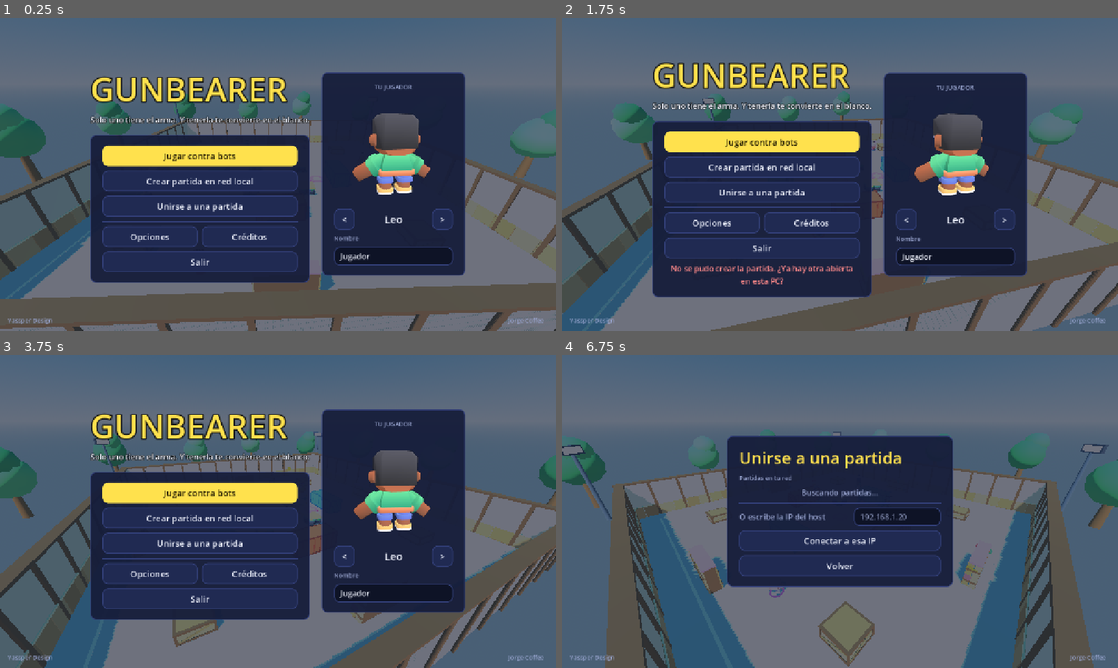
Above: before the commit, frames 1-4 (two rows, left to right).
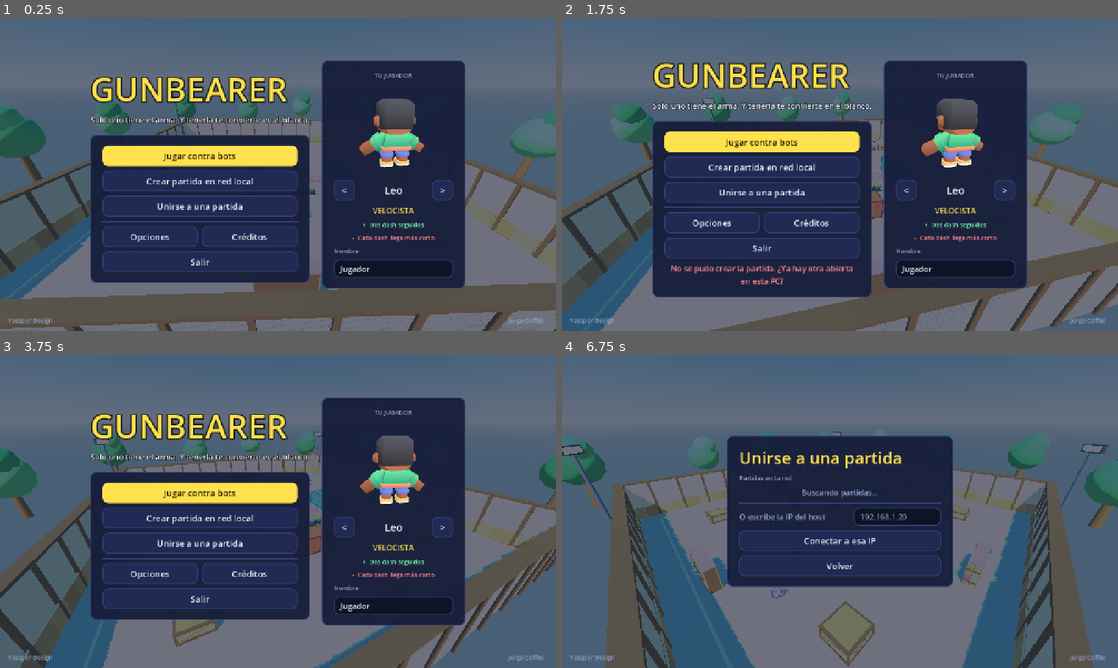
Above: after the commit, the same moments.

Repository: Yassp8312/Gunbearer
Game: Godot game, scene res://scenes/menu.tscn
Same seed, same stepped clock (60 frames per second), same inputs: the game is played once before the commit and once after it.
Inputs (mouse positions are in pixels of both pictures, inside the frame that each line leads up to):
- Up to frame 1 (0.25 s): no input
- Up to frame 2 (1.75 s): click "Crear partida en red local" at 0.5 s; click "Crear partida en red local" at 1.25 s
- Up to frame 3 (3.75 s): click "Unirse a una partida" at 2 s; click "Conectar a esa IP" at 2.75 s; click "Volver" at 3.5 s
- Up to frame 4 (6.75 s): click "Unirse a una partida" at 4.25 s; tap Enter at 5 s; move the mouse to (962, 495) at 5.02 s; hold D (gb_right) 5.03-5.78 s; hold Right mouse button (gb_aim) 5.03-5.78 s; click (962, 495) at 5.17 s; tap Space (gb_jump) at 5.27, 6.02 s; move the mouse to (728, 527) at 5.77 s; hold S (gb_back) 5.78-6.53 s; tap Shift (gb_dash) at 5.85 s; move the mouse to (895, 442) at 6.52 s; press the mouse at (895, 442) at 6.53 s; hold D (gb_right) from 6.53 s (still down)

The runs differ from the first frame. In frame 1, 6.0% of the frame differs, in the area x 57-84%, y 13-87%; in frame 2, 6.0%; in frame 3, 5.9%; in frame 4, less than 0.1%.

Commit message:
Clases de personaje y música por código
Seis clases con ventaja y costo (Tuning.CLASSES); el juego lee cada número con player.stat(). music.gd es un secuenciador con tema de menú y de partida, y volumen propio en Opciones.

Co-Authored-By: Claude Fable 5.2 <noreply@anthropic.com>

Diff:
--- /dev/null
+++ b/autoload/music.gd
@@ -0,0 +1,161 @@
+extends Node
+# Música hecha por código, sin archivos de audio. Funciona como un secuenciador:
+# se generan unas pocas notas cortas al arrancar (bajo, melodía, colchón, bombo, caja, platillo)
+# y un reloj las va disparando según un patrón, cambiando el tono con pitch_scale.
+#
+# Uso: Music.play("menu"), Music.play("match"), Music.play("") para callar.
+# Music.urgent = true acelera el tema (últimos segundos de la partida).
+# Suena por el bus "Music", que tiene su propio volumen en Opciones.
+
+const BUS: String = "Music"
+
+# Cuatro compases; cada uno es un acorde. Semitonos respecto a La.
+#               La menor     Fa mayor      Do mayor     Sol mayor
+const CHORDS: Array = [[0, 3, 7], [-4, 0, 3], [3, 7, 10], [-2, 2, 5]]
+
+# Patrones de 16 pasos por compás. En melodía y colchón: qué nota del acorde (0, 1, 2), 3 = la primera una octava arriba, -1 = silencio.
+const SONGS: Dictionary = {
+	"menu": {
+		"bpm": 84.0,
+		"lead": [],
+		"pad": [0, -1, -1, -1, 1, -1, -1, -1, 2, -1, -1, -1, 1, -1, 3, -1],
+		"bass": [1, 0, 0, 0, 0, 0, 0, 0, 1, 0, 0, 0, 0, 0, 0, 0],
+		"kick": [], "snare": [], "hat": [],
+	},
+	"match": {
+		"bpm": 126.0,
+		"lead": [0, -1, 1, -1, 2, -1, 1, -1, 3, -1, 2, 1, -1, 2, -1, -1],
+		"pad": [],
+		"bass": [1, 0, 0, 1, 0, 0, 1, 0, 1, 0, 0, 1, 0, 0, 1, 0],
+		"kick": [1, 0, 0, 0, 1, 0, 0, 0, 1, 0, 0, 0, 1, 0, 0, 1],
+		"snare": [0, 0, 0, 0, 1, 0, 0, 0, 0, 0, 0, 0, 1, 0, 0, 0],
+		"hat": [0, 0, 1, 0, 0, 0, 1, 0, 0, 0, 1, 0, 0, 0, 1, 1],
+	},
+}
+
+var urgent: bool = false
+
+var _song: String = ""
+var _t: float = 0.0
+var _step: int = 0
+var _streams: Dictionary = {}
+var _players: Array = []
+var _next: int = 0
+
+
+func _ready() -> void:
+	process_mode = Node.PROCESS_MODE_ALWAYS
+	if AudioServer.get_bus_index(BUS) < 0:
+		AudioServer.add_bus()
+		AudioServer.set_bus_name(AudioServer.bus_count - 1, BUS)
+	for i in 10:
+		var p := AudioStreamPlayer.new()
+		p.bus = BUS
+		add_child(p)
+		_players.append(p)
+	# Notas base: la melodía y el colchón en La4 (440 Hz), el bajo en La2 (110 Hz).
+	_streams["lead"] = _tone(0.28, 440.0, 0.35, 2.2, 0.30)
+	_streams["pad"] = _tone(1.10, 440.0, 0.05, 1.3, 0.26)
+	_streams["bass"] = _tone(0.34, 110.0, 0.55, 1.8, 0.42)
+	_streams["kick"] = _drum(0.22, 150.0, 42.0, 0.0, 0.60)
+	_streams["snare"] = _drum(0.16, 220.0, 160.0, 0.85, 0.34)
+	_streams["hat"] = _drum(0.05, 0.0, 0.0, 1.0, 0.14)
+
+
+# Al cerrar el juego se sueltan las notas que estén sonando, para no dejar nada sin liberar.
+func _exit_tree() -> void:
+	for p in _players:
+		p.stop()
+		p.stream = null
+
+
+func play(song: String) -> void:
+	if song == _song:
+		return
+	_song = song if SONGS.has(song) else ""
+	_t = 0.0
+	_step = 0
+	urgent = false
+
+
+func _process(delta: float) -> void:
+	if _song == "":
+		return
+	var bpm: float = float(SONGS[_song]["bpm"]) * (1.22 if urgent else 1.0)
+	var step_len: float = 60.0 / bpm / 4.0
+	_t += minf(delta, 0.1)
+	while _t >= step_len:
+		_t -= step_len
+		_tick()
+		_step = (_step + 1) % 64
+
+
+func _tick() -> void:
+	var s: Dictionary = SONGS[_song]
+	var chord: Array = CHORDS[int(_step / 16.0) % CHORDS.size()]
+	var i: int = _step % 16
+	_voice(s["lead"], i, chord, "lead", 0)
+	_voice(s["pad"], i, chord, "pad", 0)
+	var bass: Array = s["bass"]
+	if bass.size() > i and int(bass[i]) == 1:
+		_hit("bass", int(chord[0]))
+	for d in ["kick", "snare", "hat"]:
+		var pat: Array = s[d]
+		if pat.size() > i and int(pat[i]) == 1:
+			_hit(d, 0)
+
+
+func _voice(pattern: Array, i: int, chord: Array, sample: String, shift: int) -> void:
+	if pattern.size() <= i or int(pattern[i]) < 0:
+		return
+	var n: int = int(pattern[i])
+	var semi: int = int(chord[0]) + 12 if n >= 3 else int(chord[n])
+	_hit(sample, semi + shift)
+
+
+func _hit(sample: String, semitones: int) -> void:
+	var p: AudioStreamPlayer = _players[_next]
+	_next = (_next + 1) % _players.size()
+	p.stream = _streams[sample]
+	p.pitch_scale = pow(2.0, float(semitones) / 12.0)
+	p.play()
+
+
+# Nota con armónicos suaves. "bright" mezcla onda cuadrada (0 = seno puro), "fall" es lo rápido que se apaga.
+func _tone(dur: float, freq: float, bright: float, fall: float, vol: float) -> AudioStreamWAV:
+	var rate: int = 22050
+	var n: int = int(dur * rate)
+	var data := PackedByteArray()
+	data.resize(n * 2)
+	for i in n:
+		var t: float = float(i) / float(n)
+		var ph: float = TAU * freq * float(i) / float(rate)
+		var s: float = sin(ph) * (1.0 - bright) + (sin(ph) + sin(ph * 3.0) / 3.0 + sin(ph * 5.0) / 5.0) * bright
+		var env: float = pow(1.0 - t, fall) * minf(1.0, float(i) / 120.0)
+		data.encode_s16(i * 2, int(clampf(s * env * vol, -1.0, 1.0) * 32000.0))
+	return _wav(data, rate)
+
+
+# Percusión: un tono que cae de f0 a f1, mezclado con ruido.
+func _drum(dur: float, f0: float, f1: float, noise: float, vol: float) -> AudioStreamWAV:
+	var rate: int = 22050
+	var n: int = int(dur * rate)
+	var data := PackedByteArray()
+	data.resize(n * 2)
+	var phase: float = 0.0
+	for i in n:
+		var t: float = float(i) / float(n)
+		phase += TAU * lerpf(f0, f1, t) / float(rate)
+		var s: float = sin(phase) * (1.0 - noise) + randf_range(-1.0, 1.0) * noise
+		var env: float = (1.0 - t) * (1.0 - t)
+		data.encode_s16(i * 2, int(clampf(s * env * vol, -1.0, 1.0) * 32000.0))
+	return _wav(data, rate)
+
+
+func _wav(data: PackedByteArray, rate: int) -> AudioStreamWAV:
+	var w := AudioStreamWAV.new()
+	w.format = AudioStreamWAV.FORMAT_16_BITS
+	w.mix_rate = rate
+	w.stereo = false
+	w.data = data
+	return w
--- a/autoload/settings.gd
+++ b/autoload/settings.gd
@@ -22,7 +22,8 @@
 
 var binds: Dictionary = {}      # id de acción -> {"k": código} o {"m": botón}
 var sens: float = 1.0           # multiplica a Tuning.mouse_sens
-var volume: float = 0.8         # 0 a 1
+var volume: float = 0.8         # volumen general, 0 a 1
+var music: float = 0.6          # volumen de la música, 0 a 1
 var fullscreen: bool = false
 
 
@@ -40,6 +41,7 @@
 				binds[a["id"]] = v
 		sens = clampf(float(cf.get_value("options", "sens", sens)), 0.2, 3.0)
 		volume = clampf(float(cf.get_value("options", "volume", volume)), 0.0, 1.0)
+		music = clampf(float(cf.get_value("options", "music", music)), 0.0, 1.0)
 		fullscreen = bool(cf.get_value("options", "fullscreen", fullscreen))
 	apply()
 
@@ -55,6 +57,10 @@
 		InputMap.action_add_event(id, _event(binds[id]))
 	AudioServer.set_bus_mute(0, volume <= 0.001)
 	AudioServer.set_bus_volume_db(0, linear_to_db(maxf(volume, 0.001)))
+	var mb: int = AudioServer.get_bus_index(Music.BUS)
+	if mb >= 0:
+		AudioServer.set_bus_mute(mb, music <= 0.001)
+		AudioServer.set_bus_volume_db(mb, linear_to_db(maxf(music, 0.001)))
 	if DisplayServer.get_name() != "headless":
 		var mode: int = DisplayServer.WINDOW_MODE_FULLSCREEN if fullscreen else DisplayServer.WINDOW_MODE_WINDOWED
 		if DisplayServer.window_get_mode() != mode:
@@ -137,5 +143,6 @@
 		cf.set_value("controls", id, binds[id])
 	cf.set_value("options", "sens", sens)
 	cf.set_value("options", "volume", volume)
+	cf.set_value("options", "music", music)
 	cf.set_value("options", "fullscreen", fullscreen)
 	cf.save(PATH)
--- a/autoload/tuning.gd
+++ b/autoload/tuning.gd
@@ -49,6 +49,45 @@
 var pad_power: float = 15.0
 var pad_radius: float = 1.3
 
+# ---------- Clases de personaje ----------
+# Cada clase cambia unos pocos números de arriba: una ventaja y un costo, para que
+# ninguna sea la mejor en todo. Lo que una clase no nombra, vale lo de siempre.
+# "pro" y "con" son los textos que ve el jugador al elegir.
+var dash_charges: int = 1
+var speed_factor: float = 1.0
+
+const CLASSES: Array = [
+	{"name": "Artillero", "pro": "7 bolas en vez de 5", "con": "Recarga más lenta",
+		"magazine": 7, "reload_time": 2.0},
+	{"name": "Velocista", "pro": "Dos dash seguidos", "con": "Cada dash llega más corto",
+		"dash_charges": 2, "dash_time": 0.13},
+	{"name": "Ladrón", "pro": "Roba desde más lejos", "con": "Si le roban, queda aturdido más tiempo",
+		"steal_radius": 1.9, "steal_stun": 1.5},
+	{"name": "Blindado", "pro": "3 s de inmunidad al robar", "con": "Corre un poco más lento",
+		"steal_immunity": 3.0, "speed_factor": 0.93},
+	{"name": "Saltarín", "pro": "Salta más alto y gira mejor en el aire", "con": "El dash tarda más en recargar",
+		"jump_velocity": 10.0, "air_accel": 30.0, "dash_cooldown": 4.0},
+	{"name": "Tirador", "pro": "Bolas más rápidas y rectas", "con": "Solo 3 bolas",
+		"ball_speed": 40.0, "ball_gravity": 4.0, "magazine": 3},
+]
+
+# Clase de cada personaje, en el orden de character.gd (Leo, Mara, Alienígena, Robot, Caballero,
+# Zombi, Obrero, Saqueador, Beto, Nina, Soldado, Coco, Lola, Dani, Vera, Edu, Sol, Fito, Gala, Gus).
+const CHAR_CLASS: Array = [1, 2, 4, 0, 3, 3, 0, 2, 5, 1, 5, 4, 0, 2, 5, 3, 4, 1, 0, 1]
+
+
+func class_of(char_index: int) -> Dictionary:
+	return CLASSES[CHAR_CLASS[posmod(char_index, CHAR_CLASS.size())]]
+
+
+# Un número del juego ajustado por la clase del personaje. Ej.: stat(3, "magazine").
+func stat(char_index: int, key: String):
+	var c: Dictionary = class_of(char_index)
+	if c.has(key):
+		return c[key]
+	return get(key)
+
+
 # Dificultad de los bots: 0 fácil, 1 normal, 2 difícil
 var difficulty: int = 1
 
--- a/project.godot
+++ b/project.godot
@@ -19,6 +19,7 @@
 
 Tuning="*res://autoload/tuning.gd"
 Sfx="*res://autoload/sfx.gd"
+Music="*res://autoload/music.gd"
 Settings="*res://autoload/settings.gd"
 Net="*res://autoload/net.gd"
 
--- a/scripts/ball.gd
+++ b/scripts/ball.gd
@@ -7,6 +7,7 @@
 var color: Color = Color.WHITE
 var game = null
 var _life: float = 0.0
+var _gravity: float = 7.0
 
 
 func setup(p_game, p_id: int, p_shooter, p_pos: Vector3, p_dir: Vector3) -> void:
@@ -15,7 +16,8 @@
 	shooter = p_shooter
 	color = p_shooter.color
 	position = p_pos
-	velocity = p_dir * Tuning.ball_speed
+	velocity = p_dir * float(p_shooter.stat("ball_speed"))
+	_gravity = float(p_shooter.stat("ball_gravity"))
 
 
 func _ready() -> void:
@@ -47,7 +49,7 @@
 	var dt: float = delta / float(steps)
 	var space := get_world_3d().direct_space_state
 	for i in steps:
-		velocity.y -= Tuning.ball_gravity * dt
+		velocity.y -= _gravity * dt
 		var from: Vector3 = global_position
 		var to: Vector3 = from + velocity * dt
 		var q := PhysicsRayQueryParameters3D.create(from, to, 1)
--- a/scripts/bot.gd
+++ b/scripts/bot.gd
@@ -77,7 +77,7 @@
 
 	if b.immune_timer > 0.0 and dist < 4.0:
 		move = perp
-	elif dist < 5.5 and dist > 1.5 and me.dash_cd <= 0.0 and randf() < Tuning.bot_dash_eagerness * delta:
+	elif dist < 5.5 and dist > 1.5 and me.dash_left > 0 and randf() < Tuning.bot_dash_eagerness * delta:
 		me.in_dash = true
 		move = dir
 	if bpos.y - pos.y > 0.8 and dist < 6.0 and me.is_on_floor():
@@ -107,17 +107,17 @@
 	var cb: float = clampf(center.length() / 20.0, 0.0, 1.0)
 	var flee: float = 1.0 if best < 9.0 else 0.2
 	var move: Vector3 = (away * flee + perp * 0.6 + center.normalized() * cb * 1.2).normalized()
-	if best < 3.5 and me.dash_cd <= 0.0 and me.immune_timer <= 0.0:
+	if best < 3.5 and me.dash_left > 0 and me.immune_timer <= 0.0:
 		me.in_dash = true
 
 	# Apuntar con adelanto y un poco de error.
 	var tp: Vector3 = npos + Vector3(0, 0.9, 0)
 	var origin: Vector3 = me.muzzle_position()
 	var dist: float = origin.distance_to(tp)
-	var t: float = dist / Tuning.ball_speed
+	var t: float = dist / float(me.stat("ball_speed"))
 	var nvel: Vector3 = nearest.velocity
 	var lead: Vector3 = tp + Vector3(nvel.x, 0.0, nvel.z) * t
-	lead.y += 0.5 * Tuning.ball_gravity * t * t
+	lead.y += 0.5 * float(me.stat("ball_gravity")) * t * t
 	_react -= delta
 	if _react <= 0.0:
 		_react = 0.35
--- a/scripts/hud.gd
+++ b/scripts/hud.gd
@@ -232,15 +232,17 @@
 	if h.reload_timer > 0.0:
 		_ammo.text = "Recargando..."
 	else:
-		_ammo.text = "Bolas %d/%d" % [h.ammo, Tuning.magazine]
+		_ammo.text = "Bolas %d/%d" % [h.ammo, int(h.stat("magazine"))]
 	_ammo.position = Vector2(vs.x - 320.0, vs.y - 64.0)
 	_ammo.size = Vector2(300.0, 40.0)
 
-	if h.dash_cd > 0.0:
+	if h.dash_left <= 0:
 		_dash.text = "Dash %.1f" % h.dash_cd
 		_dash.modulate = Color(1, 1, 1, 0.55)
 	else:
 		_dash.text = "Dash listo [%s]" % Settings.key_name("gb_dash")
+		if int(h.stat("dash_charges")) > 1:
+			_dash.text += "  x%d" % h.dash_left
 		_dash.modulate = Color("7dffb0")
 	_dash.position = Vector2(20.0, vs.y - 60.0)
 	_dash.size = Vector2(300.0, 40.0)
--- a/scripts/main.gd
+++ b/scripts/main.gd
@@ -114,6 +114,7 @@
 		cam.look_at_from_position(Vector3(30.0, 15.0, 0.0), Vector3(0, 1, 0), Vector3.UP)
 		return
 	Sfx.muted = false
+	Music.play("match")
 	hud = HudScript.new()
 	hud.game = self
 	add_child(hud)
@@ -325,6 +326,7 @@
 		_demo_ang += delta * 0.12
 		cam.look_at_from_position(Vector3(cos(_demo_ang) * 30.0, 15.0, sin(_demo_ang) * 30.0), Vector3(0, 1, 0), Vector3.UP)
 		return
+	Music.urgent = match_state.is_playing() and match_state.time_left <= 10.0
 	if human == null:
 		return
 	# Prueba: --showcam mira al portador de frente, para revisar el arte en capturas.
@@ -594,6 +596,7 @@
 	menu_open = false
 	get_tree().paused = false
 	Input.mouse_mode = Input.MOUSE_MODE_VISIBLE
+	Music.play("menu")
 	hud.show_end()
 	Net.tlog("fin, puntos %s" % str(match_state.scores()))
 	if authority and Net.test.has("backlobby"):
--- a/scripts/match.gd
+++ b/scripts/match.gd
@@ -61,14 +61,14 @@
 	bearer = to
 	for p in players:
 		p.set_bearer(p == to)
-	to.immune_timer = Tuning.steal_immunity
-	to.ammo = Tuning.magazine
+	to.immune_timer = float(to.stat("steal_immunity"))
+	to.ammo = int(to.stat("magazine"))
 	to.reload_timer = 0.0
 	to.fire_timer = 0.3
 	to.streak = 0
 	if from != null:
 		to.stat_steals += 1
-		from.stun_timer = Tuning.steal_stun
+		from.stun_timer = float(from.stat("steal_stun"))
 		from.streak = 0
 		feed.emit("%s le robó el Lanzador a %s" % [to.display_name, from.display_name], to.color)
 		Sfx.play("steal")
@@ -144,12 +144,13 @@
 	if bearer == null or bearer.immune_timer > 0.0:
 		return
 	var best = null
-	var best_d: float = Tuning.steal_radius
+	var best_d: float = 999.0
 	for p in players:
 		if p == bearer or not p.alive or p.stun_timer > 0.0:
 			continue
 		var d: float = p.global_position.distance_to(bearer.global_position)
-		if d < best_d:
+		# Cada clase roba desde su propia distancia; gana el que esté más cerca.
+		if d < float(p.stat("steal_radius")) and d < best_d:
 			best_d = d
 			best = p
 	if best != null:
--- a/scripts/menu.gd
+++ b/scripts/menu.gd
@@ -26,6 +26,9 @@
 var _preview_holder: Node3D = null
 var _preview_char = null
 var _char_label: Label = null
+var _class_label: Label = null
+var _pro_label: Label = null
+var _con_label: Label = null
 
 # Atajos de prueba
 var _auto_host: int = 0
@@ -36,6 +39,7 @@
 	get_tree().paused = false
 	Input.mouse_mode = Input.MOUSE_MODE_VISIBLE
 	Sfx.muted = true
+	Music.play("menu")
 
 	var demo = load("res://scenes/main.tscn").instantiate()
 	demo.demo = true
@@ -167,6 +171,9 @@
 	_preview_holder = null
 	_preview_char = null
 	_char_label = null
+	_class_label = null
+	_pro_label = null
+	_con_label = null
 	if screen == "solo":
 		_build_solo()
 	elif screen == "host":
@@ -239,7 +246,7 @@
 
 	var svc := SubViewportContainer.new()
 	svc.stretch = true
-	svc.custom_minimum_size = Vector2(274, 250)
+	svc.custom_minimum_size = Vector2(274, 210)
 	col.add_child(svc)
 	var sv := SubViewport.new()
 	sv.own_world_3d = true
@@ -278,6 +285,13 @@
 	pick.add_child(_char_label)
 	pick.add_child(next)
 	col.add_child(pick)
+	# Clase del personaje: su ventaja y su costo.
+	_class_label = UI.label("", UI.F_BODY, UI.ACCENT, true)
+	_pro_label = UI.label("", UI.F_SMALL, UI.GOOD, true)
+	_con_label = UI.label("", UI.F_SMALL, UI.BAD, true)
+	col.add_child(_class_label)
+	col.add_child(_pro_label)
+	col.add_child(_con_label)
 
 	col.add_child(UI.label("Nombre", UI.F_SMALL, UI.MUTED))
 	var name_edit := LineEdit.new()
@@ -294,6 +308,10 @@
 	Net.my_char = posmod(index, CharacterScript.count())
 	if _char_label != null:
 		_char_label.text = CharacterScript.name_of(Net.my_char)
+		var cls: Dictionary = Tuning.class_of(Net.my_char)
+		_class_label.text = str(cls["name"]).to_upper()
+		_pro_label.text = "+  " + str(cls["pro"])
+		_con_label.text = "-  " + str(cls["con"])
 	if _preview_holder == null:
 		return
 	if _preview_char != null:
@@ -496,7 +514,14 @@
 	vol.step = 0.05
 	vol.value = Settings.volume
 	vol.value_changed.connect(_on_volume)
-	col2.add_child(UI.row("Volumen", vol, 170.0))
+	col2.add_child(UI.row("Volumen general", vol, 170.0))
+	var mus := HSlider.new()
+	mus.min_value = 0.0
+	mus.max_value = 1.0
+	mus.step = 0.05
+	mus.value = Settings.music
+	mus.value_changed.connect(_on_music)
+	col2.add_child(UI.row("Música", mus, 170.0))
 	var full := CheckButton.new()
 	full.button_pressed = Settings.fullscreen
 	full.toggled.connect(_on_fullscreen)
@@ -530,6 +555,12 @@
 
 func _on_volume(v: float) -> void:
 	Settings.volume = v
+	Settings.apply()
+	Settings.save()
+
+
+func _on_music(v: float) -> void:
+	Settings.music = v
 	Settings.apply()
 	Settings.save()
 
@@ -589,7 +620,8 @@
 				var who: String = str(p["name"])
 				if int(p["peer"]) == me:
 					who += "  (tú)"
-				_rows_box.add_child(_lobby_row(color, who, CharacterScript.name_of(int(p.get("char", 0))), tag, true))
+				var ci: int = int(p.get("char", 0))
+				_rows_box.add_child(_lobby_row(color, who, "%s  ·  %s" % [CharacterScript.name_of(ci), str(Tuning.class_of(ci)["name"])], tag, true))
 			elif i < humans + bots:
 				_rows_box.add_child(_lobby_row(color, "Bot de relleno", DIFF[clampi(Net.difficulty, 0, 2)], "BOT", true))
 			elif humans == 0:
--- a/scripts/player.gd
+++ b/scripts/player.gd
@@ -31,6 +31,8 @@
 var shield_timer: float = 0.0
 var respawn_timer: float = 0.0
 var dash_cd: float = 0.0
+var dash_left: int = 1       # cargas de dash disponibles
+var _dash_held: bool = false
 var dash_timer: float = 0.0
 var dash_dir: Vector3 = Vector3.ZERO
 var ammo: int = 0
@@ -230,6 +232,11 @@
 		add_child(_tag)
 
 
+# Un número del juego, ya ajustado por la clase de este personaje (ver Tuning.CLASSES).
+func stat(key: String):
+	return Tuning.stat(char_index, key)
+
+
 func forward() -> Vector3:
 	return Vector3(-sin(yaw), 0.0, -cos(yaw))
 
@@ -296,10 +303,10 @@
 	wish.y = 0.0
 	if wish.length() > 1.0:
 		wish = wish.normalized()
-	var speed: float = Tuning.run_speed
+	var speed: float = Tuning.run_speed * float(stat("speed_factor"))
 	if is_bearer:
 		speed *= Tuning.bearer_speed_factor
-	var a: float = Tuning.accel if is_on_floor() else Tuning.air_accel
+	var a: float = Tuning.accel if is_on_floor() else float(stat("air_accel"))
 	var hv: Vector3 = Vector3(velocity.x, 0.0, velocity.z).move_toward(wish * speed, a * delta)
 	velocity.x = hv.x
 	velocity.z = hv.z
@@ -307,15 +314,22 @@
 	if not is_on_floor():
 		velocity.y -= Tuning.gravity * delta
 	elif can_act and in_jump:
-		velocity.y = Tuning.jump_velocity
+		velocity.y = float(stat("jump_velocity"))
 		if self == game.human:
 			Sfx.play("jump", randf_range(0.95, 1.1), -8.0)
 
-	if can_act and in_dash and dash_cd <= 0.0:
+	# El dash se gasta por cargas (el Velocista tiene dos) y pide soltar y volver a pulsar.
+	if dash_cd <= 0.0:
+		dash_left = int(stat("dash_charges"))
+	var dash_pressed: bool = in_dash and not _dash_held
+	_dash_held = in_dash
+	if can_act and dash_pressed and dash_left > 0 and dash_timer <= 0.0:
+		dash_left -= 1
 		var d: Vector3 = wish if wish.length() > 0.1 else forward()
 		dash_dir = d.normalized()
-		dash_timer = Tuning.dash_time
-		dash_cd = Tuning.dash_cooldown
+		dash_timer = float(stat("dash_time"))
+		if dash_cd <= 0.0:
+			dash_cd = float(stat("dash_cooldown"))
 		if self == game.human:
 			Sfx.play("dash")
 	if dash_timer > 0.0:
@@ -378,10 +392,10 @@
 	if reload_timer > 0.0:
 		reload_timer -= delta
 		if reload_timer <= 0.0:
-			ammo = Tuning.magazine
-		return
-	if ammo <= 0 or (in_reload and ammo < Tuning.magazine):
-		reload_timer = Tuning.reload_time
+			ammo = int(stat("magazine"))
+		return
+	if ammo <= 0 or (in_reload and ammo < int(stat("magazine"))):
+		reload_timer = float(stat("reload_time"))
 		if self == game.human:
 			Sfx.play("reload")
 		return
Not shown, changed: CLAUDE.md
